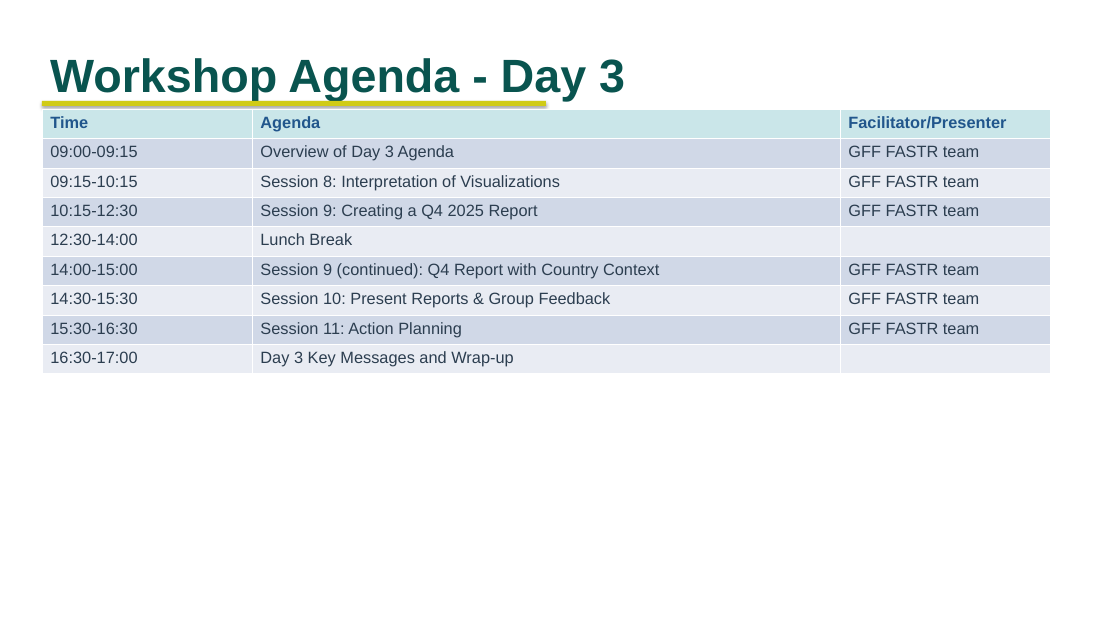
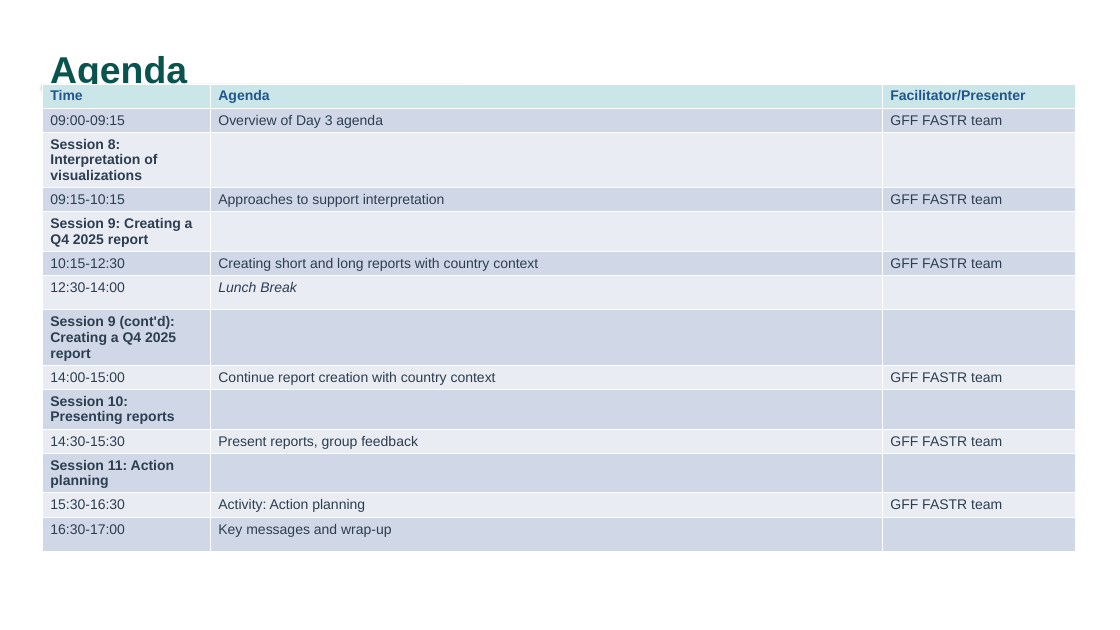
Before and after one commit to angelicalohdz/fastr-resource-hub, a slide deck: slide 4 of outputs/2026-zambia_deck.pptx. Drawn at 1120x630 pixels with LibreOffice and Linux fonts; fonts in the diff are those of the drawing. Boxes give left, top, right and bottom in pixels: in the first picture for what was removed or moved away, otherwise in the second. Text is boxed around its words. In the diff, an @@ line names an element or a change of style, - is before the commit and + after.

```diff
--- a/outputs/2026-zambia_deck.pptx
+++ b/outputs/2026-zambia_deck.pptx
@@ text at [50, 56, 187, 91]: text changed; size 40 to 32 pt @@
-Workshop Agenda - Day 3
+Agenda
@@ table at [42, 84, 1075, 541] @@
-row 2: 09:00-09:15 | Overview of Day 3 Agenda | GFF FASTR team
-row 3: 09:15-10:15 | Session 8: Interpretation of Visualizations | GFF FASTR team
-row 4: 10:15-12:30 | Session 9: Creating a Q4 2025 Report | GFF FASTR team
+row 2: 09:00-09:15 | Overview of Day 3 agenda | GFF FASTR team
+row 3: Session 8: Interpretation of visualizations |  | 
+row 4: 09:15-10:15 | Approaches to support interpretation | GFF FASTR team
+row 5: Session 9: Creating a Q4 2025 report |  | 
+row 6: 10:15-12:30 | Creating short and long reports with country context | GFF FASTR team
-row 6: 14:00-15:00 | Session 9 (continued): Q4 Report with Country Context | GFF FASTR team
-row 7: 14:30-15:30 | Session 10: Present Reports & Group Feedback | GFF FASTR team
-row 8: 15:30-16:30 | Session 11: Action Planning | GFF FASTR team
-row 9: 16:30-17:00 | Day 3 Key Messages and Wrap-up | 
+row 8: Session 9 (cont'd): Creating a Q4 2025 report |  | 
+row 9: 14:00-15:00 | Continue report creation with country context | GFF FASTR team
+row 10: Session 10: Presenting reports |  | 
+row 11: 14:30-15:30 | Present reports, group feedback | GFF FASTR team
+row 12: Session 11: Action planning |  | 
+row 13: 15:30-16:30 | Activity: Action planning | GFF FASTR team
+row 14: 16:30-17:00 | Key messages and wrap-up | 
@@ table: place and size @@
-table at [42, 109, 1050, 374]
+table at [42, 84, 1075, 541]
@@ rectangle: place and size @@
-rectangle at [42, 101, 546, 106]
+rectangle at [42, 84, 462, 88]
```
Also in this commit, not shown: 69 other slides changed, 40 slides added, 8 slides removed, 34 other files.
